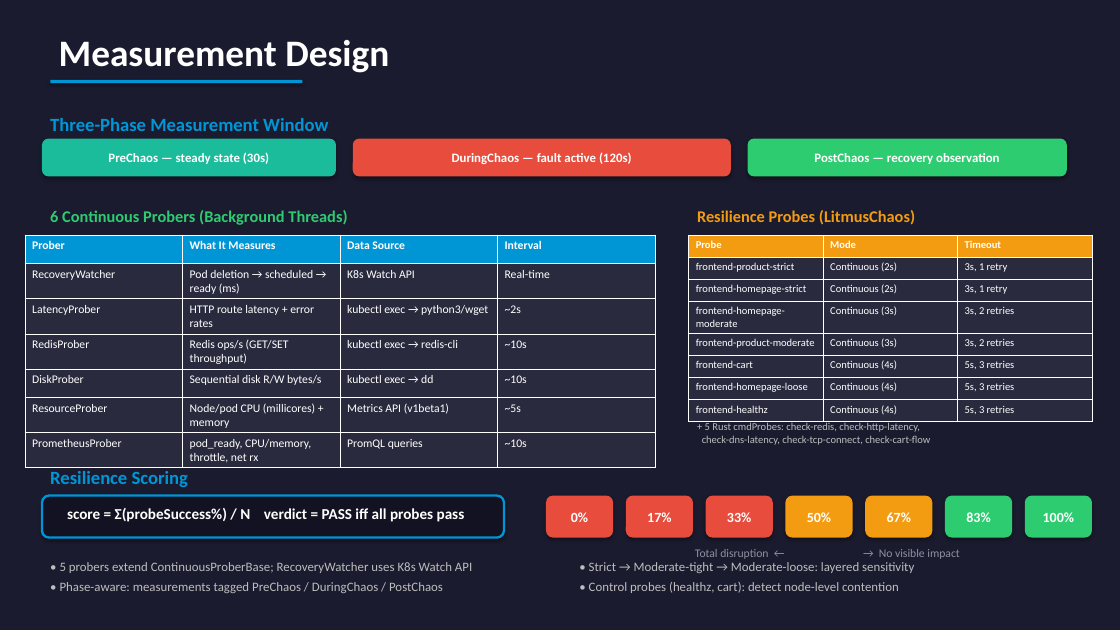
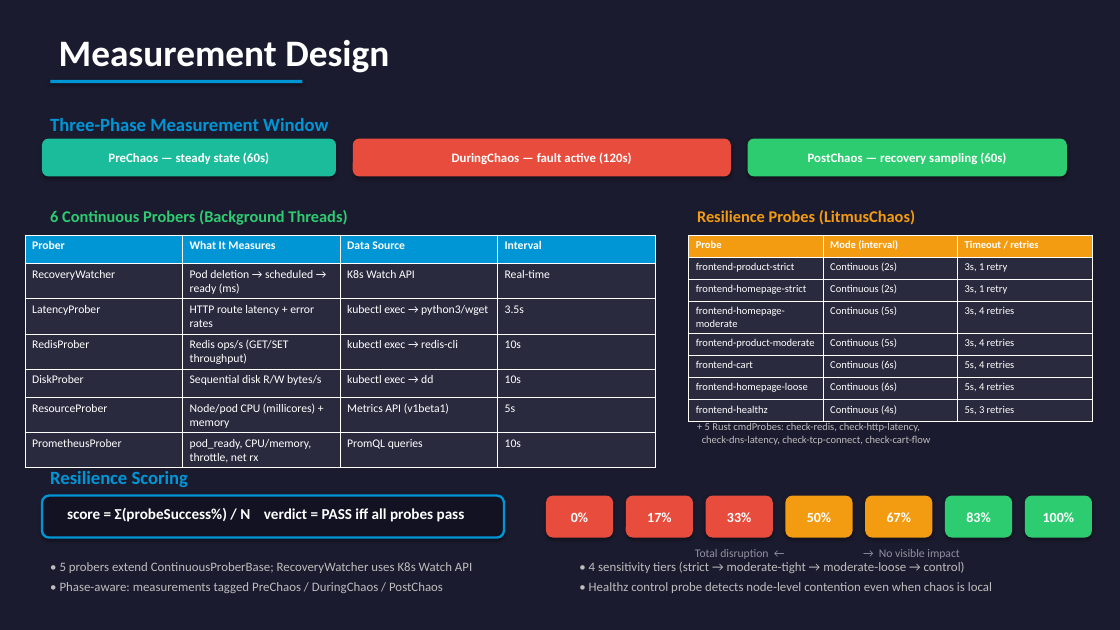
Before and after one commit to yhu02/uva-msc-thesis, a slide deck: slide 8 of ChaosProbe_Presentation.pptx. Drawn at 1120x630 pixels with LibreOffice and Linux fonts; fonts in the diff are those of the drawing. Boxes give left, top, right and bottom in pixels: in the first picture for what was removed or moved away, otherwise in the second. Text is boxed around its words. In the diff, an @@ line names an element or a change of style, - is before the commit and + after.

```diff
--- a/ChaosProbe_Presentation.pptx
+++ b/ChaosProbe_Presentation.pptx
@@ text in rounded rectangle at [108,152,269,164]: text changed @@
-PreChaos — steady state (30s)
+PreChaos — steady state (60s)
@@ text in rounded rectangle at [808,152,1006,164]: text changed @@
-PostChaos — recovery observation
+PostChaos — recovery sampling (60s)
@@ table at [25,235,657,467] @@
-row 3, column 4: ~2s
+row 3, column 4: 3.5s
-row 4, column 4: ~10s
+row 4, column 4: 10s
-row 5, column 4: ~10s
+row 5, column 4: 10s
-row 6, column 4: ~5s
+row 6, column 4: 5s
-row 7, column 4: ~10s
+row 7, column 4: 10s
@@ table at [689,235,1092,419] @@
-row 1, column 2: Mode
+row 1, column 2: Mode (interval)
-row 1, column 3: Timeout
+row 1, column 3: Timeout / retries
-row 4, column 2: Continuous (3s)
+row 4, column 2: Continuous (5s)
-row 4, column 3: 3s, 2 retries
+row 4, column 3: 3s, 4 retries
-row 5, column 2: Continuous (3s)
+row 5, column 2: Continuous (5s)
-row 5, column 3: 3s, 2 retries
+row 5, column 3: 3s, 4 retries
-row 6, column 2: Continuous (4s)
+row 6, column 2: Continuous (6s)
-row 6, column 3: 5s, 3 retries
+row 6, column 3: 5s, 4 retries
-row 7, column 2: Continuous (4s)
+row 7, column 2: Continuous (6s)
-row 7, column 3: 5s, 3 retries
+row 7, column 3: 5s, 4 retries
@@ text at [589,562,992,593]: text changed @@
-• Strict → Moderate-tight → Moderate-loose: layered sensitivity
-• Control probes (healthz, cart): detect node-level contention
+• 4 sensitivity tiers (strict → moderate-tight → moderate-loose → control)
+• Healthz control probe detects node-level contention even when chaos is local
```
Also in this commit, not shown: 6 other slides changed, 3 other files.
